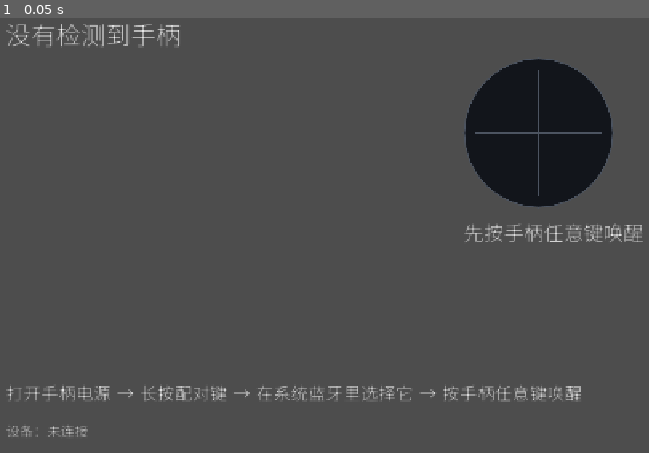
Above: before the commit, frame 1.
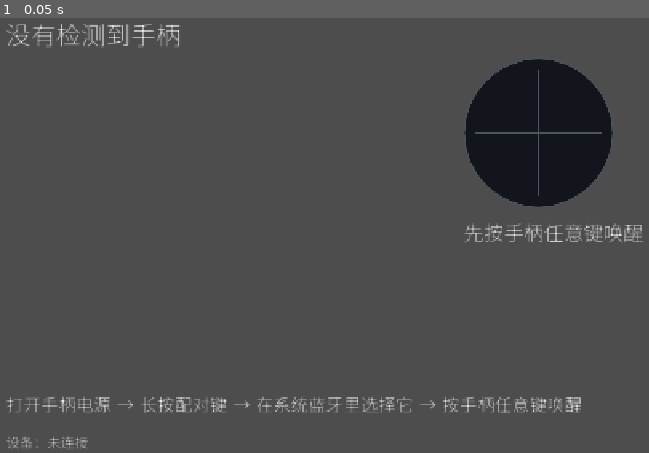
Above: after the commit, the same moment.

Repository: romejiang/fifa-trainer
Game: Godot game, scene res://src/ui/main.tscn
The game is run twice, just before and just after one commit, with the same random seed, the same clock (stepped at 60 frames per second) and the same inputs.
Inputs:
- Up to frame 1 (0.05 s): no input

The runs differ from the first frame. In frame 1, 2.2% of the frame differs, in the area x 0-90%, y 84-99%.

Commit message:
feat(05-06): schema v2 + ls_ready 迁移门 + 设置页 LS 行（仍是同一页）
- DeviceProfile.SCHEMA_VERSION 升到 2；can_enter_practice() 追加 has_ls() 与
  _ls_ready_marker() 两道门；v1 档案由 from_dict 的版本门整份拒绝
- OnboardingFlow.build_profile() 末尾加档案自洽门：本流程无 LS 探针，返回 null
  而不是产出「能加载但永远进不去练习」的档案
- 设置页同一页新增 Ls 标签与三句提示；_process 自动摆臂确认 LS 符号，位移回落
  0.1 以下持续 0.25 s 重取基线；A 的保存路径按 RS→LS 顺序逐条提示
- debug_line() 增加 rs= / ls= / ls_sign= / ls_ready=，D5-1 的判据就是这一行
- test_device_profile：v1 拒绝（unsupported_schema）、v2 四条拒绝面、往返常量、
  bad_calibration 补齐 LS 字段让 scale_x=0 真正被证
- test_onboarding_flow：_profile 带 LS + ls_ready；build_profile 断言返回 null
- 字形清单与 NotoSansSC 子集重新生成（1063 字符，GLYPH_OK）
- 22 套件 / 44,867 断言 / failures=0；desktop 302/302；SINGLE_PAGE nodes=16

Diff:
--- a/mobile/src/core/device/device_profile.gd
+++ b/mobile/src/core/device/device_profile.gd
@@ -20,8 +20,13 @@
 ## 序列化必须存在，将来多档案（例如一人一手柄）不需要改 schema。
 ##
 ## `probed_at_iso` 只承载字符串：墙钟由外层填（core 不读 Time.），排障用，不参与判定。
-
-const SCHEMA_VERSION := 1
+##
+## **schema v2（D-06）**：本阶段补上左摇杆的轴对、符号与校准。`ProfileStore.load_all()`
+## 对非法条目是整份丢弃，所以升版会删掉全部 v1 档案 —— 用户需要重走一次设置页
+## （约 20 秒）。这是一次性代价，比「进练习后四个 `relative_to_ls` 动作全无反应」
+## 便宜得多。版本号不能悄悄回退：回退会让已写入的 v2 档案被旧版拒绝。
+
+const SCHEMA_VERSION := 2
 const LAYOUT_XBOX := &"xbox"
 const LAYOUT_PLAYSTATION := &"playstation"
 ## 校准半量程的下限直接复用 `Calibration.MIN_SCALE`（0.5）：低于它是「只推到一半
@@ -58,13 +63,17 @@
 
 ## 这份档案能不能直接进练习（不比较本次观测值）。
 ##
-## 五种「看起来有档案、其实不能用」的情况都在这里被拦下：没有 rs 映射、没有校准、
+## 「看起来有档案、其实不能用」的情况都在这里被拦下：没有 rs 映射、没有**左摇杆**
+## 映射（`ls = -1` 的 04 阶段档案会让四个 `relative_to_ls` 技能静默失效）、没有校准、
 ## 没有确认过布局、校准是默认值（半量程 < 0.5 或中点越界）、量程从未推满
-## （`quality.range_ready` 缺失或不为 true）。组合根与 `can_reuse()` 共用这一扇门，
+## （`quality.range_ready` 缺失或不为 true）、左摇杆从未确认
+## （`quality.ls_ready` 缺失或不为 true）。组合根与 `can_reuse()` 共用这一扇门，
 ## 避免两处各写一份判定后分叉。
 func can_enter_practice() -> bool:
 	if axes == null or not axes.has_rs():
 		return false
+	if not axes.has_ls():
+		return false
 	if calibration == null:
 		return false
 	if layout == &"" or not layout_confirmed:
@@ -77,7 +86,9 @@
 		return false
 	if absf(calibration.center_y) > MAX_CALIBRATION_CENTER:
 		return false
-	return _range_ready_marker()
+	if not _range_ready_marker():
+		return false
+	return _ls_ready_marker()
 
 
 ## 复用门：先过 `can_enter_practice()`，再要求四个 index+sign 逐项相等。
@@ -103,6 +114,16 @@
 ## 两者都必须拒绝 —— 那是「默认校准」唯一的可机械识别的痕迹。
 func _range_ready_marker() -> bool:
 	var marker: Variant = quality.get("range_ready")
+	return typeof(marker) == TYPE_BOOL and bool(marker)
+
+
+## 左摇杆的保存时事实标记：`quality.ls_ready` 必须是布尔 true。
+##
+## 与 `_range_ready_marker()` 同构，对应 T-05-19 / T-05-20：04 阶段的档案要么没有
+## 这个键（`ls = -1`），要么它不是布尔；两者都必须拒绝。`has_ls()` 另守一条边 ——
+## 有人手工把 `ls_ready` 写成 true 但 ls 索引仍是 -1 时，自相矛盾的档案不能放行。
+func _ls_ready_marker() -> bool:
+	var marker: Variant = quality.get("ls_ready")
 	return typeof(marker) == TYPE_BOOL and bool(marker)
 
 
--- a/mobile/src/core/onboarding_flow.gd
+++ b/mobile/src/core/onboarding_flow.gd
@@ -15,6 +15,9 @@
 ##   2. **未确认布局不得进入练习。** `can_enter_practice()` 要求布局确认、中点校准、
 ##      满量程校准、布局非空、状态为 practice 五条同时成立；`TapRuntime` 侧另有
 ##      独立的早退，两层都是机械保证。
+##   3. **产出的档案必须能进练习。** 本流程只探右摇杆、没有左摇杆探针（D-06），
+##      所以 `build_profile()` 末尾会用 `profile.can_enter_practice()` 自检：过不了
+##      就返回 null，绝不发一份「能加载但永远进不去练习」的档案。
 ##
 ## 校准屏只能通过 `mapping()` 拿到轴映射，再用 `AxisMapping.raw_rs()` 把 raw 转成
 ## Vector2；**绝不硬编码轴号**。索引与符号完全由四步探针产出，或在复用门通过后
@@ -469,6 +472,11 @@
 
 ## 进入练习时构建档案。未完成流程 / 没有映射 / 布局为空时返回 null。
 ## `probed_at_iso` 留空：墙钟由 ProfileStore.upsert 填，core 不读时钟。
+##
+## **本流程没有左摇杆探针**（D-06）：它只采右摇杆四步、中点与量程，因此产出的档案
+## 必然缺 `quality.ls_ready`。与其发一份「能加载但永远进不去练习」的档案，不如不发：
+## 末尾的 `profile.can_enter_practice()` 自洽门会把它拒成 null。这道门由档案类自己
+## 判定 —— 将来若补上 LS 探针，它会自动放行，不靠调用方记得检查。
 func build_profile() -> DeviceProfile:
 	if not can_enter_practice():
 		return null
@@ -498,6 +506,10 @@
 	profile.layout_confirmed = true
 	profile.button_index_ok = button_index_ok
 	profile.probed_at_iso = ""
+	# 自洽门：档案类说不能进练习，就不发（T-05-22b）。本流程没有 LS 探针，
+	# 所以这里在 05 阶段必然命中 —— 这是诚实化，不是故障。
+	if not profile.can_enter_practice():
+		return null
 	return profile
 
 
--- a/mobile/src/ui/input_setup_screen.gd
+++ b/mobile/src/ui/input_setup_screen.gd
@@ -63,6 +63,15 @@
 const NO_DEVICE_HELP := "打开手柄电源 → 长按配对键 → 在系统蓝牙里选择它 → 按手柄任意键唤醒"
 ## 量程没推满时按 A 的唯一回应：只说这一句、只改 `%Help`，不写档案、不切屏。
 const RANGE_NOT_READY_HELP := "量程还没推满：把右摇杆往四个方向各推到底几次"
+## 左摇杆（D-06）的三句提示。全部只改 `%Help`，不新增页面 / 步骤 / 按键。
+const LS_NOT_READY_HELP := "左摇杆还没推满：把左摇杆往四个方向各推到底几次"
+const LS_ARM_UP_HELP := "推一下左摇杆：向上（确认方向没接反）"
+const LS_ARM_RIGHT_HELP := "推一下左摇杆：向右"
+## 向上推却推成左右：明确说清楚，绝不静默把 X 的位移当成 Y 的符号。
+const LS_SIDEWAYS_HELP := "推的是左右，请向上推"
+## 松手重臂的阈值：位移回到 0.1 以下并持续 0.25 s，就重新取基线。
+const LS_ARM_IDLE_DELTA := 0.1
+const LS_ARM_IDLE_SECONDS := 0.25
 ## 底部固定提示：日志不随 B 清空，测试者按完可以直接用 adb 取。
 const LOG_HINT := "日志：files/input_log.txt（按 B 清空本页，不删日志）"
 
@@ -78,6 +87,7 @@
 @onready var _range: Label = %Range
 @onready var _center: Label = %Center
 @onready var _trigger: Label = %Trigger
+@onready var _ls: Label = %Ls
 @onready var _help: Label = %Help
 @onready var _footer: Label = %Footer
 
@@ -90,6 +100,8 @@
 ## 一次性提示（保存失败 / 已清空）。下一次按键就清掉，不会盖住操作行。
 var _notice: String = ""
 var _had_device: bool = false
+## 松手重臂的累计时间：位移回到阈值以下多久（秒）。
+var _ls_arm_idle: float = 0.0
 
 
 func _ready() -> void:
@@ -110,6 +122,7 @@
 	_notice = ""
 	_last_axes_text = ""
 	_accum = REFRESH_SECONDS
+	_ls_arm_idle = 0.0
 	if _marker != null:
 		_marker.visible = false
 
@@ -126,12 +139,45 @@
 	var values := _axis_values()
 	# 每帧都要 observe：轴对识别用的是「最近 1 秒的帧」，不是「最近一次刷新」。
 	_setup.observe(values)
+	# 左摇杆的符号确认也在每帧推进：它依赖位移基线，不能等到 10 Hz 的文本刷新。
+	_auto_confirm_ls(delta)
 	_move_marker(values)
 	_accum += delta
 	if _accum < REFRESH_SECONDS:
 		return
 	_accum = 0.0
 	_refresh()
+
+
+## 同一页、零新按键地确认左摇杆符号：轴对认出来之后自动摆臂，用户只要按提示推。
+##
+## 两次摆臂的顺序固定为「先向上、再向右」：Y 先确认（向上推不涉及左右歧义），
+## X 后确认（向右推）。符号只在成功时改；推成左右时 `ls_arm_result()` 为 sideways，
+## 页面把提示换成 `LS_SIDEWAYS_HELP`，下一帧继续重新摆臂，用户再推一次即可。
+##
+## 松手重臂：用户「推住不放看提示」时，基线一直停在按下那一刻，永远采不到完整位移。
+## 这里只在位移回到 0.1 以下时累计时间，满 0.25 s 重新取基线 —— 松手再推一次即可。
+func _auto_confirm_ls(delta: float) -> void:
+	if _setup.ls_pair() == InputSetup.PAIR_NONE:
+		_ls_arm_idle = 0.0
+		return
+	if not _setup.ls_arm_pending():
+		_ls_arm_idle = 0.0
+		if not _setup.has_ls_y_sign():
+			_setup.arm_ls_up()
+		elif not _setup.has_ls_x_sign():
+			_setup.arm_ls_right()
+		return
+	if _setup.ls_arm_delta_len() < LS_ARM_IDLE_DELTA:
+		_ls_arm_idle += delta
+		if _ls_arm_idle >= LS_ARM_IDLE_SECONDS:
+			_ls_arm_idle = 0.0
+			if not _setup.has_ls_y_sign():
+				_setup.arm_ls_up()
+			elif not _setup.has_ls_x_sign():
+				_setup.arm_ls_right()
+	else:
+		_ls_arm_idle = 0.0
 
 
 ## 组合根分派的按键边沿。索引同 `JoyButton`：A=0 B=1 X=2 Y=3 LB=9 RB=10
@@ -191,9 +237,9 @@
 
 ## A：写档案并进练习。**唯一的写盘入口**，而且只在用户亲手按下时发生。
 ##
-## 三道前置条件都只给提示、不改变页面状态：没有手柄、还没有认出轴对、量程没推满。
-## 最后一条是 04-11 的真机缺陷：量程没推满时保存会写出 `scale=1.0 / center=0`
-## 的「默认校准」，下次启动直接复用，圆点与手柄从此对不上。`can_save()` 为假时
+## 前置条件按「先 RS 后 LS」的顺序逐条提示、不改变页面状态：没有手柄、还没有认出
+## RS 轴对、RS 量程没推满、LS 轴对没认出、LS 符号/量程没就绪。最后两条是 D-06 的
+## 新门：缺 LS 的档案会让四个 relative_to_ls 技能静默失效。`can_save()` 为假时
 ## **不调用 `build_profile`、不调用 `upsert`** —— 那是这道门唯一的实现位置。
 func _save_and_enter() -> void:
 	if _sampler == null or _sampler.buffer.device < 0:
@@ -201,6 +247,20 @@
 		return
 	if _setup.active_pair() == InputSetup.PAIR_NONE:
 		_notice = "先推一下右摇杆：认出一对轴之后才能保存"
+		return
+	if not _setup.range_ready():
+		_notice = RANGE_NOT_READY_HELP
+		return
+	if _setup.ls_pair() == InputSetup.PAIR_NONE:
+		_notice = LS_NOT_READY_HELP
+		return
+	if not _setup.ls_ready():
+		if _setup.ls_arm_result() == &"sideways":
+			_notice = LS_SIDEWAYS_HELP
+		elif _setup.has_ls_y_sign():
+			_notice = LS_ARM_RIGHT_HELP
+		else:
+			_notice = LS_ARM_UP_HELP
 		return
 	if not _setup.can_save():
 		_notice = RANGE_NOT_READY_HELP
@@ -227,16 +287,23 @@
 
 
 ## 1 Hz 的 logcat 取样行（纯 ASCII）：真机上没有 run-as 时，这一行就是「页面认了哪一对、
-## 符号是什么、量程到没到、布局是什么」的可核对原文。
+## 符号是什么、量程到没到、左摇杆是否就绪、布局是什么」的可核对原文。
+##
+## `rs=` 是**冻结值**，`pair=` 是当前活动轴对：D5-1 的判据就是「rs=2/3、ls=0/1、
+## ls_ready=1」三处同时出现，而 `pair=` 允许已经翻到 0/1。
 func debug_line() -> String:
 	var pair := _setup.active_pair()
+	var rs := _setup.rs_pair()
+	var ls := _setup.ls_pair()
 	var span_x := _setup.axis_span(pair.x) if pair != InputSetup.PAIR_NONE else 0.0
 	var span_y := _setup.axis_span(pair.y) if pair != InputSetup.PAIR_NONE else 0.0
-	return ("pair=%d/%d sign=%d/%d ready=%d span=%.2f/%.2f rest4=%.2f rest5=%.2f"
-		+ " layout=%s confirmed=%d") % [
-		pair.x, pair.y, _setup.x_sign(), _setup.y_sign(),
+	return ("rs=%d/%d pair=%d/%d sign=%d/%d ready=%d span=%.2f/%.2f rest4=%.2f rest5=%.2f"
+		+ " ls=%d/%d ls_sign=%d/%d ls_ready=%d layout=%s confirmed=%d") % [
+		rs.x, rs.y, pair.x, pair.y, _setup.x_sign(), _setup.y_sign(),
 		1 if _setup.range_ready() else 0, span_x, span_y,
 		_setup.trigger_rest(4), _setup.trigger_rest(5),
+		ls.x, ls.y, _setup.ls_x_sign(), _setup.ls_y_sign(),
+		1 if _setup.ls_ready() else 0,
 		String(_setup.layout_cycle(_device_name())), 1 if _setup.layout_confirmed() else 0,
 	]
 
@@ -289,6 +356,11 @@
 	_set_text(_range, range_text(pair, _setup.axis_range(pair.x), _setup.axis_range(pair.y)))
 	_set_text(_center, center_text(pair, _setup.center()))
 	_set_text(_trigger, trigger_text(_setup.trigger_rest(4), _setup.trigger_rest(5)))
+	var ls := _setup.ls_pair()
+	_set_text(_ls, ls_text(ls, _setup.ls_x_sign(), _setup.ls_y_sign(),
+		_setup.axis_range(ls.x) if ls != InputSetup.PAIR_NONE else Vector2.ZERO,
+		_setup.axis_range(ls.y) if ls != InputSetup.PAIR_NONE else Vector2.ZERO,
+		_setup.ls_ready()))
 	_set_text(_help, HELP_TEXT if _notice.is_empty() else "%s\n%s" % [HELP_TEXT, _notice])
 	_set_text(_footer, _footer_text())
 
@@ -313,6 +385,7 @@
 	_set_text(_range, "")
 	_set_text(_center, "")
 	_set_text(_trigger, "")
+	_set_text(_ls, "")
 	_set_text(_help, NO_DEVICE_HELP)
 	_set_text(_footer, "设备：未连接")
 	_marker.visible = false
@@ -377,6 +450,23 @@
 	return "扳机静止：%.2f / %.2f（取观测到的最小值）" % [rest_lt, rest_rt]
 
 
+## 左摇杆行：与右摇杆的「轴对 / 符号 / 量程」同构，另加一个保存时事实 ✓。
+##
+## 未识别时不显示 0/0 这种猜出来的值，而是明说「推一下」—— 与 `pair_text()` 同一纪律。
+static func ls_text(pair: Vector2i, x_sign: int, y_sign: int,
+		span_x: Vector2, span_y: Vector2, ready: bool) -> String:
+	if pair == InputSetup.PAIR_NONE:
+		return "左摇杆：还没认出（推一下）"
+	var ready_mark := "✓" if ready else "还没推到底"
+	return "左摇杆：轴 %d/%d  符号 %s/%s  量程 %.2f/%.2f %s" % [
+		pair.x, pair.y, _sign_letter(x_sign), _sign_letter(y_sign),
+		span_x.y - span_x.x, span_y.y - span_y.x, ready_mark]
+
+
+static func _sign_letter(sign: int) -> String:
+	return "+" if sign > 0 else "-"
+
+
 static func _sign_word(sign: int) -> String:
 	return "反向" if sign < 0 else "正常"
 
--- a/mobile/src/ui/input_setup_screen.tscn
+++ b/mobile/src/ui/input_setup_screen.tscn
@@ -103,43 +103,52 @@
 offset_left = 48.0
 offset_top = 436.0
 offset_right = 1252.0
-offset_bottom = 476.0
+offset_bottom = 470.0
 theme_override_font_sizes/font_size = 28
 
 [node name="Range" type="Label" parent="."]
 unique_name_in_owner = true
 layout_mode = 0
 offset_left = 48.0
-offset_top = 480.0
+offset_top = 472.0
 offset_right = 1252.0
-offset_bottom = 516.0
+offset_bottom = 506.0
 theme_override_font_sizes/font_size = 28
 
 [node name="Center" type="Label" parent="."]
 unique_name_in_owner = true
 layout_mode = 0
 offset_left = 48.0
-offset_top = 518.0
+offset_top = 508.0
 offset_right = 1252.0
-offset_bottom = 554.0
+offset_bottom = 542.0
 theme_override_font_sizes/font_size = 28
 
 [node name="Trigger" type="Label" parent="."]
 unique_name_in_owner = true
 layout_mode = 0
 offset_left = 48.0
-offset_top = 556.0
+offset_top = 544.0
 offset_right = 1252.0
-offset_bottom = 592.0
+offset_bottom = 578.0
+theme_override_font_sizes/font_size = 28
+
+[node name="Ls" type="Label" parent="."]
+unique_name_in_owner = true
+layout_mode = 0
+offset_left = 48.0
+offset_top = 580.0
+offset_right = 1252.0
+offset_bottom = 614.0
 theme_override_font_sizes/font_size = 28
 
 [node name="Help" type="Label" parent="."]
 unique_name_in_owner = true
 layout_mode = 0
 offset_left = 48.0
-offset_top = 600.0
+offset_top = 618.0
 offset_right = 1252.0
-offset_bottom = 662.0
+offset_bottom = 680.0
 autowrap_mode = 2
 theme_override_font_sizes/font_size = 28
 
@@ -147,7 +156,7 @@
 unique_name_in_owner = true
 layout_mode = 0
 offset_left = 48.0
-offset_top = 666.0
+offset_top = 684.0
 offset_right = 1252.0
-offset_bottom = 708.0
+offset_bottom = 718.0
 theme_override_font_sizes/font_size = 22
--- a/mobile/tests/unit/test_device_profile.gd
+++ b/mobile/tests/unit/test_device_profile.gd
@@ -21,6 +21,7 @@
 	_check_normalize_order(r)
 	_check_deadzone(r)
 	_check_profile_schema(r)
+	_check_ls_migration(r)
 	_check_reuse_gate(r)
 	_check_angle_seam(r)
 	_check_suggest_layout(r)
@@ -340,8 +341,8 @@
 	_expect_invalid(r, missing_version, "缺 schema_version")
 
 	var wrong_version: Dictionary = base.duplicate(true)
-	wrong_version["schema_version"] = 2
-	_expect_invalid(r, wrong_version, "schema_version = 2")
+	wrong_version["schema_version"] = 3
+	_expect_invalid(r, wrong_version, "schema_version = 3（当前合法值是 2）")
 
 	var empty_key: Dictionary = base.duplicate(true)
 	empty_key["key"] = ""
@@ -386,10 +387,84 @@
 	var bad_axes := AxisMapping.from_dict({"rs_x": {"index": 8, "sign": 1}}, axes_errors)
 	r.check(bad_axes == null, "AxisMapping.from_dict 直接调用也返回 null")
 	var calibration_errors: Array[ConfigError] = []
+	# 四个 LS 字段必须一起给出，否则这条反例会因为「缺 LS 字段」返回 null，
+	# `scale_x = 0.0` 就**没有被真证**。
 	var bad_calibration := Calibration.from_dict(
-		{"center_x": 0.0, "center_y": 0.0, "scale_x": 0.0, "scale_y": 1.0},
+		{
+			"center_x": 0.0, "center_y": 0.0, "scale_x": 0.0, "scale_y": 1.0,
+			"ls_center_x": 0.0, "ls_center_y": 0.0, "ls_scale_x": 1.0, "ls_scale_y": 1.0,
+		},
 		calibration_errors)
 	r.check(bad_calibration == null, "Calibration.from_dict 直接调用也返回 null")
+	var scale_error_seen := false
+	for entry in calibration_errors:
+		if entry.code == &"invalid_scale" and entry.json_path == "$.calibration.scale_x":
+			scale_error_seen = true
+	r.check(scale_error_seen, "scale_x = 0.0 必须给出 invalid_scale（实测反例没被别的原因遮住）")
+
+
+## D-06 迁移门：v1 档案（缺 LS、schema=1）必须整份拒绝；v2 的四条拒绝面各有一条断言。
+func _check_ls_migration(r) -> void:
+	var base: Dictionary = _legal_profile().to_dict()
+	var errors: Array[ConfigError] = []
+	var fresh := DeviceProfile.from_dict(base.duplicate(true), errors)
+	r.check(fresh != null and errors.is_empty(), "v2 齐全档案必须能往返")
+	r.check(fresh != null and fresh.can_enter_practice(),
+		"v2 齐全 + ls_ready = true → 可进练习")
+
+	# 04-11 时期的真实形状：schema_version = 1、ls = -1、没有 ls_ready。
+	var legacy: Dictionary = base.duplicate(true)
+	legacy["schema_version"] = 1
+	legacy["axes"]["ls_x"]["index"] = -1
+	legacy["axes"]["ls_y"]["index"] = -1
+	legacy["quality"].erase("ls_ready")
+	var legacy_errors: Array[ConfigError] = []
+	var legacy_loaded := DeviceProfile.from_dict(legacy, legacy_errors)
+	r.check(legacy_loaded == null, "v1 档案必须整份拒绝（不猜测迁移）")
+	r.check(_has_error_code(legacy_errors, &"unsupported_schema"),
+		"v1 档案的错误码必须是 unsupported_schema（实际 %s）" % _error_codes(legacy_errors))
+
+	# v2 但缺 ls_ready：结构合法，但复用门必须拒绝。
+	var no_marker: Dictionary = base.duplicate(true)
+	no_marker["quality"].erase("ls_ready")
+	var no_marker_errors: Array[ConfigError] = []
+	var no_marker_profile := DeviceProfile.from_dict(no_marker, no_marker_errors)
+	r.check(no_marker_profile != null and no_marker_errors.is_empty(),
+		"缺 ls_ready 的 v2 档案仍能解析（门在 can_enter_practice，不在 from_dict）")
+	r.check(no_marker_profile != null and not no_marker_profile.can_enter_practice(),
+		"v2 缺 quality.ls_ready → 不能进练习")
+
+	# 自相矛盾：ls = -1 但 ls_ready = true，必须由 has_ls() 拦截。
+	var contradictory: Dictionary = base.duplicate(true)
+	contradictory["axes"]["ls_x"]["index"] = -1
+	contradictory["axes"]["ls_y"]["index"] = -1
+	var contradictory_errors: Array[ConfigError] = []
+	var contradictory_profile := DeviceProfile.from_dict(contradictory, contradictory_errors)
+	r.check(contradictory_profile != null and contradictory_errors.is_empty(),
+		"ls = -1 在解析层是合法形状（旧档案能被加载）")
+	r.check(contradictory_profile != null and not contradictory_profile.can_enter_practice(),
+		"ls = -1 但 ls_ready = true（自相矛盾）→ has_ls() 必须拦截")
+
+	# 缺 range_ready 仍然拒绝：LS 门不是替代品，两条标记都要在。
+	var no_range: Dictionary = base.duplicate(true)
+	no_range["quality"].erase("range_ready")
+	var no_range_profile := DeviceProfile.from_dict(no_range, errors)
+	r.check(no_range_profile != null and not no_range_profile.can_enter_practice(),
+		"缺 quality.range_ready → 仍拒绝（两道标记缺一不可）")
+
+
+func _has_error_code(errors: Array[ConfigError], code: StringName) -> bool:
+	for entry in errors:
+		if entry.code == code:
+			return true
+	return false
+
+
+func _error_codes(errors: Array[ConfigError]) -> String:
+	var codes := PackedStringArray()
+	for entry in errors:
+		codes.append(String(entry.code))
+	return ",".join(codes) if not codes.is_empty() else "<empty>"
 
 
 func _check_reuse_gate(r) -> void:
@@ -434,6 +509,17 @@
 	var unconfirmed := _legal_profile()
 	unconfirmed.layout_confirmed = false
 	r.check(not unconfirmed.can_enter_practice(), "布局未确认 → 拒绝")
+
+	# D-06 的两条 LS 拒绝面：缺标记 + 自相矛盾（ls = -1 但 ls_ready = true）。
+	var no_ls_marker := _legal_profile()
+	no_ls_marker.quality.erase("ls_ready")
+	r.check(not no_ls_marker.can_enter_practice(), "缺 quality.ls_ready → 拒绝")
+
+	var contradictory := _legal_profile()
+	contradictory.axes.ls_x_index = -1
+	contradictory.axes.ls_y_index = -1
+	r.check(not contradictory.can_enter_practice(),
+		"ls = -1 但 ls_ready = true（自相矛盾）→ 拒绝")
 
 	# 复用门的范围：只比四项 index+sign，校准数值不参与（但必须落在合理区间）。
 	var recalibrated := _legal_profile()
@@ -604,7 +690,8 @@
 	r.check(errors.is_empty(), "合法档案不应产生 ConfigError（实际 %d 条）" % errors.size())
 	if loaded == null:
 		return
-	r.check(loaded.schema_version == 1, "schema_version 往返为 1")
+	r.check(loaded.schema_version == DeviceProfile.SCHEMA_VERSION,
+		"schema_version 往返为当前常量（实际 %d）" % loaded.schema_version)
 	r.check(loaded.key == source.key, "key 往返一致（实际 %s）" % loaded.key)
 	r.check(loaded.profile_id == "primary", "profile_id 默认 primary 且被序列化")
 	r.check(loaded.device_name == source.device_name, "device_name 往返一致")
@@ -617,6 +704,8 @@
 		and loaded.axes.ls_y_index == 1, "axes.ls_* 往返一致")
 	r.check(loaded.calibration != null and loaded.calibration.scale_y > 0.96,
 		"calibration 往返一致")
+	r.check(loaded.calibration != null and loaded.calibration.ls_scale_y > 0.94,
+		"calibration.ls_* 往返一致")
 	r.check(loaded.quality.has("up"), "quality 原样保留（内容不做 schema 校验）")
 	r.check(loaded.layout == DeviceProfile.LAYOUT_XBOX, "layout 往返一致")
 	r.check(loaded.layout_confirmed == true, "layout_confirmed 往返一致")
--- a/mobile/tests/unit/test_onboarding_flow.gd
+++ b/mobile/tests/unit/test_onboarding_flow.gd
@@ -381,28 +381,21 @@
 		"换手柄必须回到 device_ready（实际 %s）" % flow.state)
 
 
-## build_profile：只有走完流程才产出，字段与流程记录一致；否则 null。
+## build_profile：只有走完流程才进入构造；但本流程没有 LS 探针，自洽门会让它返回 null。
+##
+## 档案字段本身的断言已迁到 `test_device_profile` 的 v2 往返用例 —— 这里只证明
+## 「流程能进练习」与「它不再产出进不去练习的档案」是两层独立的事实。
 func _check_build_profile(r) -> void:
 	var unfinished := _fresh()
 	r.check(unfinished.build_profile() == null, "未完成流程时 build_profile() 必须为 null")
 
 	var flow := _to_practice(_fresh())
-	var profile := flow.build_profile()
-	r.check(profile != null, "走完流程后 build_profile() 必须非 null")
-	if profile == null:
-		return
-	r.check(profile.layout_confirmed, "档案必须记录 layout_confirmed = true")
-	r.check(profile.profile_id == "primary", "profile_id 必须是 primary（INPUT-03 预留）")
-	r.check(profile.key == "guid:guid-a",
-		"档案 key 必须由 guid 生成（实际 %s）" % profile.key)
-	r.check(profile.axes != null and profile.axes.rs_x_index == 2,
-		"档案 axes.rs_x_index 必须等于「向右」那一步的轴")
-	r.check(profile.axes.rs_y_index == 3,
-		"档案 axes.rs_y_index 必须等于「向下」那一步的轴")
-	r.check(profile.quality.has("up"), "档案必须带上探针质量")
-	if profile.quality.has("up"):
-		r.check(profile.quality["up"]["samples"] == flow.quality["up"]["samples"],
-			"档案质量必须与流程记录一致")
+	r.check(flow.build_profile() == null,
+		"本流程无 LS 探针：自洽门拒绝，build_profile() 必须为 null")
+	r.check(flow.can_enter_practice(),
+		"流程门与档案门是两层：流程本身仍可进入练习")
+	r.check(flow.mapping() != null, "流程仍有可用的右摇杆映射")
+	r.check(flow.quality.has("up"), "探针质量仍记录在流程里")
 
 	var empty := _fresh("8BitDo Pro 2", "guid-8bitdo")
 	_to_layout(empty)
@@ -515,6 +508,10 @@
 
 
 ## 一份完整档案：rs_x = (2, -1)、rs_y = (3, -1)，校准与质量都填满。
+##
+## 05 阶段 D-06 起，缺 LS 的档案会被 `can_enter_practice()` 拒绝；`offer_profile`
+## 会直接判「不是可复用档案」，本套件里那些依赖复用门命中的用例就会全红。所以这里
+## 显式补上真实的 LS 索引、符号、校准与 `ls_ready`（与输入设置页的新档案同形）。
 static func _profile() -> DeviceProfile:
 	var profile := DeviceProfile.new()
 	profile.key = "guid:guid-a"
@@ -526,13 +523,22 @@
 	profile.axes.rs_x_sign = -1
 	profile.axes.rs_y_index = 3
 	profile.axes.rs_y_sign = -1
+	profile.axes.ls_x_index = 0
+	profile.axes.ls_x_sign = 1
+	profile.axes.ls_y_index = 1
+	profile.axes.ls_y_sign = 1
 	profile.calibration = Calibration.new()
 	profile.calibration.center_x = 0.01
 	profile.calibration.center_y = -0.02
 	profile.calibration.scale_x = 0.98
 	profile.calibration.scale_y = 0.97
+	profile.calibration.ls_center_x = 0.0
+	profile.calibration.ls_center_y = 0.0
+	profile.calibration.ls_scale_x = 0.99
+	profile.calibration.ls_scale_y = 0.96
 	profile.quality = {
 		"range_ready": true,
+		"ls_ready": true,
 		"up": {"samples": 30, "margin": 0.7, "separation": 6.0},
 		"right": {"samples": 28, "margin": 0.68, "separation": 5.4},
 	}
Binary file changed: mobile/assets/fonts/NotoSansSC-Subset.ttf
Not shown, changed: mobile/assets/fonts/required_glyphs.txt
